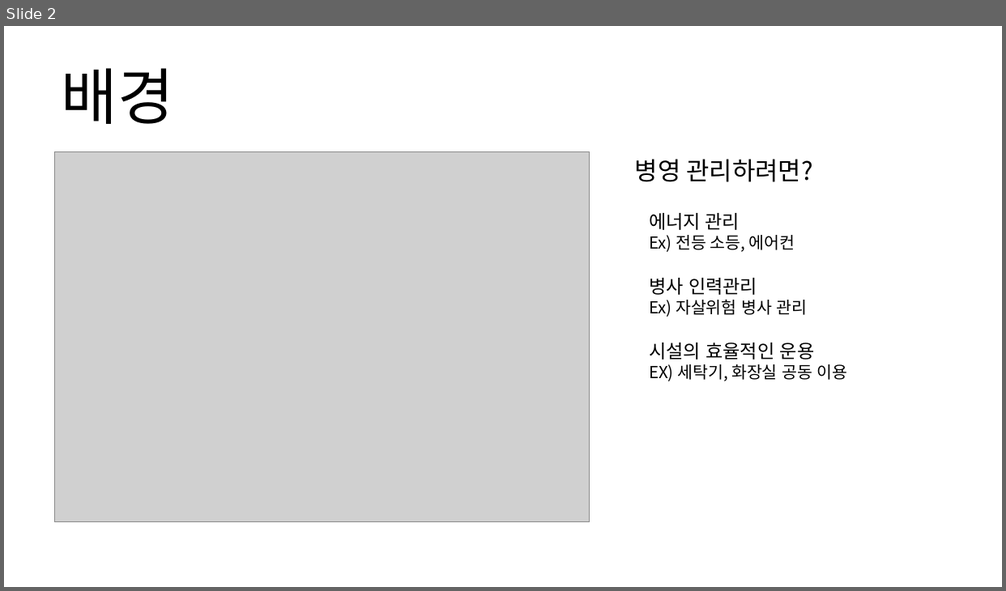
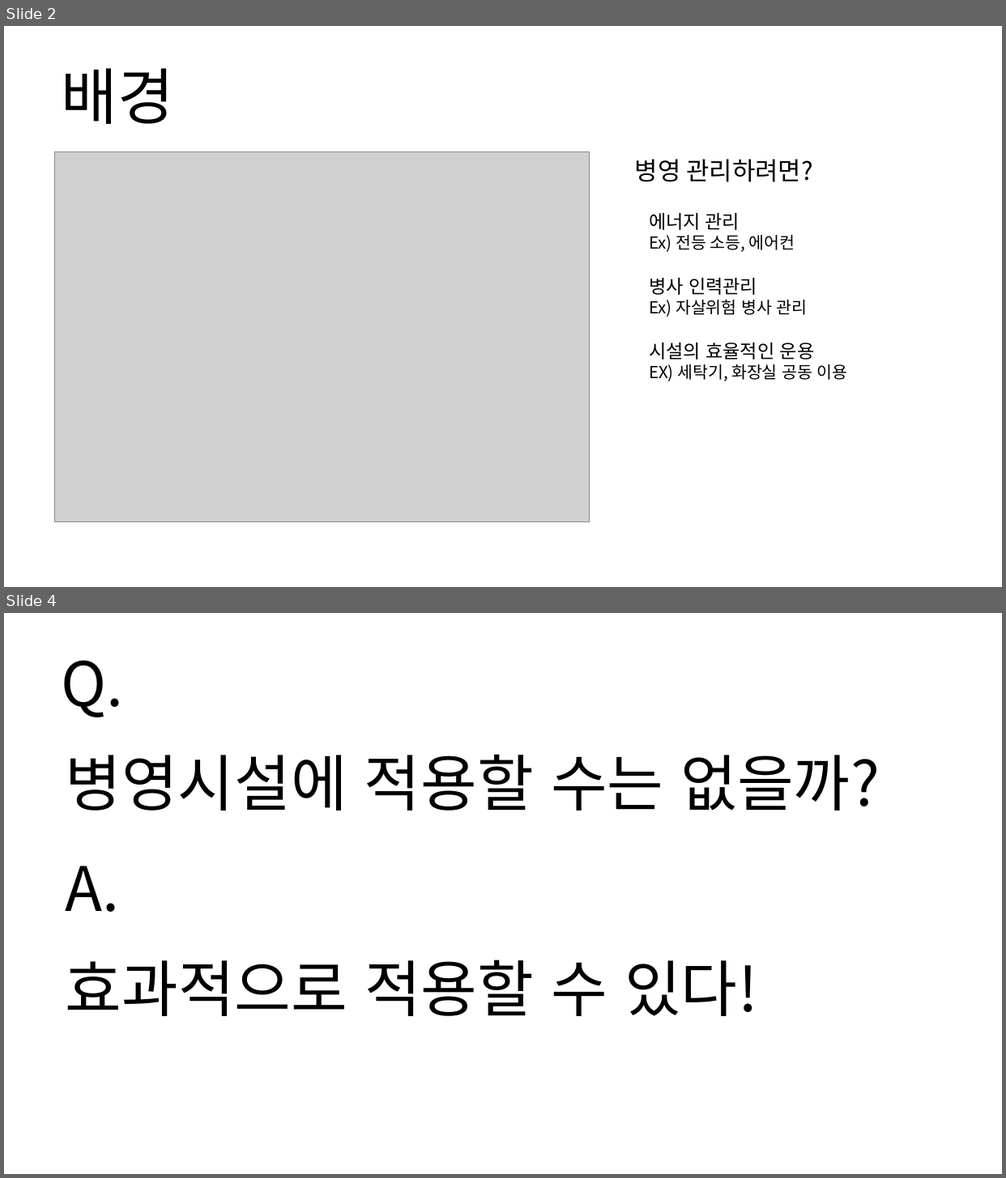
Before and after one commit to osam2018/IOT_mil-supporter, a slide deck: presentation ppt.pptx. Shown one above the other, each under a label of ours: slide 2 before the commit, slides 2 and 4 after it; the slides between them are not shown. The pictures are 1006x591 and 1006x1178 pixels, drawn with LibreOffice and Linux fonts; fonts in the diff are those of the drawing; grey boxes stand for pictures. Boxes give left, top, right and bottom in pixels: in the first picture for what was removed or moved away, otherwise in the second. Text is boxed around its words. In the diff, an @@ line names an element or a change of style, - is before the commit and + after.

```diff
--- a/presentation ppt.pptx
+++ b/presentation ppt.pptx
@@ slide 4 added at [4, 613, 1002, 1174], background #FFFFFF @@
@@ title added at [62, 660, 124, 717], 59 pt, text #000000 @@
+Q.
@@ title added at [65, 754, 880, 811], 59 pt, text #000000 @@
+병영시설에 적용할 수는 없을까?
@@ title added at [65, 866, 119, 912], 59 pt, text #000000 @@
+A.
@@ title added at [66, 960, 757, 1016], 59 pt, text #000000 @@
+효과적으로 적용할 수 있다!
```
Also in this commit, not shown: 2 slides changed, 2 other slides added, 2 slides removed.
